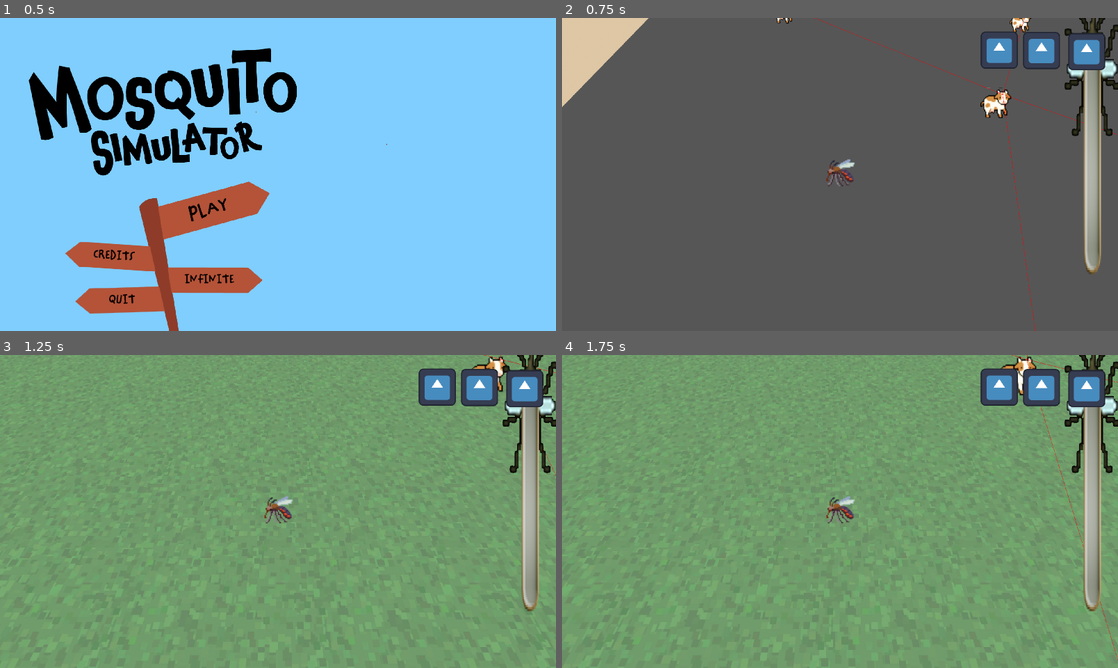
Above: before the commit, frames 1-4 (two rows, left to right).
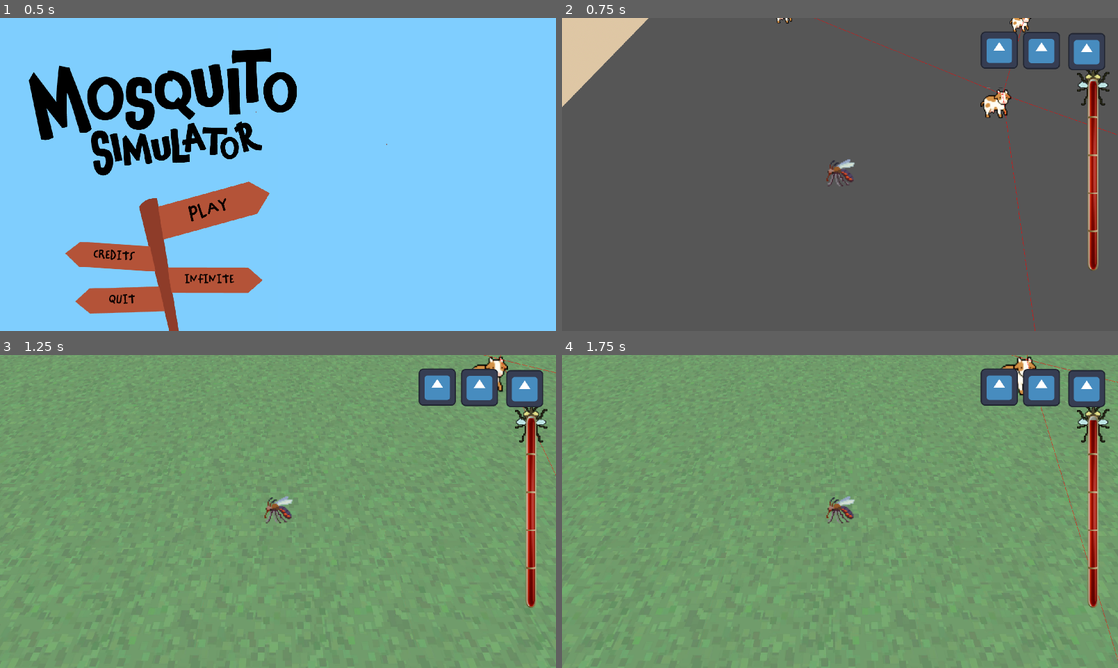
Above: after the commit, the same moments.

Repository: BrownRISDGameDevelopers/mosquito-simulator
Game: Godot game, scene res://scenes/MainMenu.tscn
The game is run twice, just before and just after one commit, with the same random seed, the same clock (stepped at 60 frames per second) and the same inputs. The engine's default icon, where the game draws it, is replaced by a stand-in: a white triangle on a blue panel in a dark square.
Inputs (mouse positions are in pixels of both pictures, inside the frame that each line leads up to):
- Up to frame 1 (0.5 s): no input
- Up to frame 2 (0.75 s): click "PLAY" at 0.5 s
- Up to frame 3 (1.25 s): no input
- Up to frame 4 (1.75 s): tap Enter at 1.25 s; move the mouse to (962, 495) at 1.27 s; hold D (right) from 1.28 s (still down); tap Space (suck) at 1.35 s

Frame 1 is identical in both runs. In frame 2, 2.9% of the frame differs, in the area x 90-100%, y 0-82%; in frame 3, 2.9%; in frame 4, 2.9%.

Commit message:
feat(ui): import blood bar

Diff:
--- a/blood_bar.gd
+++ b/blood_bar.gd
@@ -23,10 +23,10 @@
 @onready var blood_deplete_rate = 1
 
 @onready var blood_sucked = 0
-const BLOOD_BOOST = 20; #amount of blood added to the timer upon successful minigame completion
-const BLOOD_SUCK_RATE = .15; #how much blood is sucked per second
+const BLOOD_BOOST = 20; # amount of blood added to the timer upon successful minigame completion
+const BLOOD_SUCK_RATE = .15; # how much blood is sucked per second
 
-@onready var progress_bar = $ProgressBar
+@onready var progress_bar = $ProgessBar
 
 
 func _ready():
@@ -41,11 +41,11 @@
 func update():
 	print("updating")
 	blood_left -= blood_deplete_rate
-	$ProgressBar.value = blood_left
+	progress_bar.value = blood_left
 
 func _start_minigame():
 	$TimeLeft.stop()
-	$ProgressBar.value = 0
+	progress_bar.value = 0
 
 #when the player is staying still
 func _on_player_still(is_still: bool):
@@ -55,5 +55,5 @@
 			progress_bar.value = blood_sucked
 			if blood_sucked > 100:
 				Global.completed_minigame.emit()
-				$ProgressBar.value = blood_left + BLOOD_BOOST #reset progress bar back to showing time left
+				progress_bar.value = blood_left + BLOOD_BOOST # reset progress bar back to showing time left
 				$TimeLeft.start()
--- a/scenes/BloodBar.tscn
+++ b/scenes/BloodBar.tscn
@@ -1,21 +1,9 @@
 [gd_scene load_steps=5 format=3 uid="uid://cuudj6gmqmnno"]
 
 [ext_resource type="Script" uid="uid://dvw2xug5adtq0" path="res://blood_bar.gd" id="1_oj3me"]
-[ext_resource type="Texture2D" uid="uid://bjmi18yp3fjfx" path="res://assets/drive-download-20251115T215627Z-1-001/bar backing (1).png" id="2_qrlab"]
-
-[sub_resource type="StyleBoxFlat" id="StyleBoxFlat_mk6yt"]
-bg_color = Color(0, 0, 0, 1)
-corner_radius_top_left = 16
-corner_radius_top_right = 16
-corner_radius_bottom_right = 16
-corner_radius_bottom_left = 16
-
-[sub_resource type="StyleBoxFlat" id="StyleBoxFlat_qrlab"]
-bg_color = Color(1, 0, 0.016666412, 1)
-corner_radius_top_left = 16
-corner_radius_top_right = 16
-corner_radius_bottom_right = 16
-corner_radius_bottom_left = 16
+[ext_resource type="Texture2D" uid="uid://cac04j0dm1kjg" path="res://assets/ui/bloodbar/bg.png" id="2_m6h8r"]
+[ext_resource type="Texture2D" uid="uid://cf7saaa8wd56v" path="res://assets/ui/bloodbar/stripes.png" id="3_s2lrd"]
+[ext_resource type="Texture2D" uid="uid://bccpljyjtmnem" path="res://assets/ui/bloodbar/blood.png" id="4_c4f8e"]
 
 [node name="BloodBar" type="Control"]
 layout_mode = 3
@@ -31,44 +19,31 @@
 [node name="TimeLeft" type="Timer" parent="."]
 autostart = true
 
-[node name="ProgressBar" type="ProgressBar" parent="."]
-layout_mode = 1
-anchors_preset = -1
-anchor_left = 0.9557292
-anchor_top = 0.5
-anchor_right = 0.9557292
-anchor_bottom = 0.5
-offset_left = -18.0
-offset_top = -332.5
-offset_right = 18.0
-offset_bottom = 332.5
-grow_horizontal = 2
-grow_vertical = 2
-theme_override_styles/background = SubResource("StyleBoxFlat_mk6yt")
-theme_override_styles/fill = SubResource("StyleBoxFlat_qrlab")
-value = 85.0
-rounded = true
-fill_mode = 3
-show_percentage = false
-metadata/_edit_use_anchors_ = true
-
 [node name="BloodSucked" type="Timer" parent="."]
 process_thread_group = 2
 process_thread_group_order = 0
 process_thread_messages = 0
 wait_time = 0.1
 
-[node name="NinePatchRect" type="NinePatchRect" parent="."]
-layout_mode = 0
-offset_left = 1927.0
-offset_top = -44.0
-offset_right = 2854.628
-offset_bottom = 148.0
+[node name="ProgessBar" type="TextureProgressBar" parent="."]
+layout_mode = 1
+anchors_preset = -1
+anchor_left = 0.9259897
+anchor_top = 0.1537037
+anchor_right = 0.9259897
+anchor_bottom = 0.8078704
+offset_left = 113.099976
+offset_right = 2468.0999
+offset_bottom = -329.5
 rotation = 1.5707964
-texture = ExtResource("2_qrlab")
-region_rect = Rect2(6, 3, 1140, 380)
-patch_margin_left = 488
-patch_margin_right = 108
+scale = Vector2(0.3, 0.3)
+value = 100.0
+fill_mode = 1
+texture_under = ExtResource("2_m6h8r")
+texture_over = ExtResource("3_s2lrd")
+texture_progress = ExtResource("4_c4f8e")
+texture_progress_offset = Vector2(152, 144)
+metadata/_edit_use_anchors_ = true
 
 [connection signal="timeout" from="TimeLeft" to="." method="_on_timer_timeout"]
 [connection signal="timeout" from="BloodSucked" to="." method="_on_blood_sucked_timeout"]
Binary file added: assets/ui/bloodbar/bg.png
Not shown, added: assets/ui/bloodbar/bg.png.import
Binary file added: assets/ui/bloodbar/blood.png
Not shown, added: assets/ui/bloodbar/blood.png.import
Binary file added: assets/ui/bloodbar/stripes.png
Not shown, added: assets/ui/bloodbar/stripes.png.import
